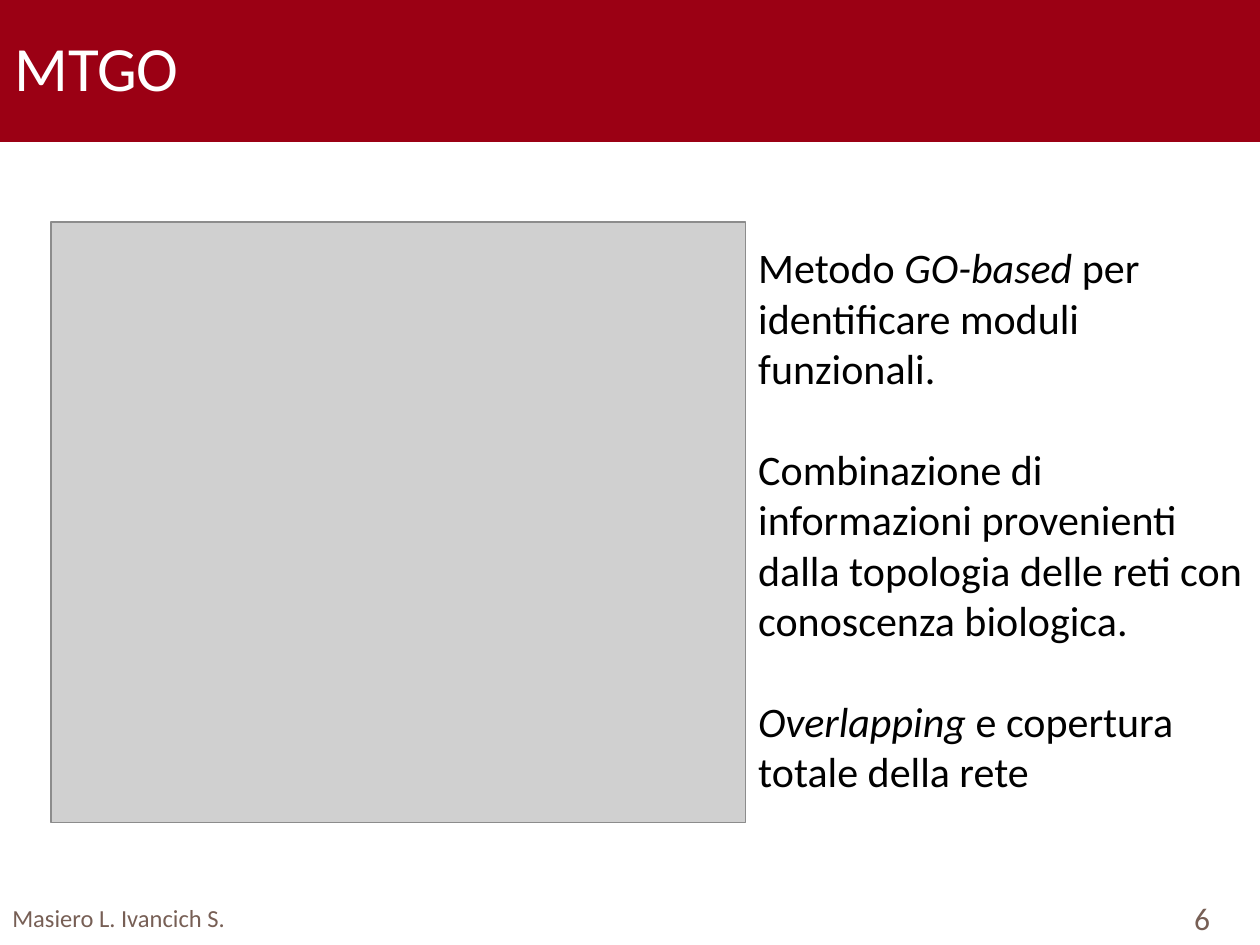
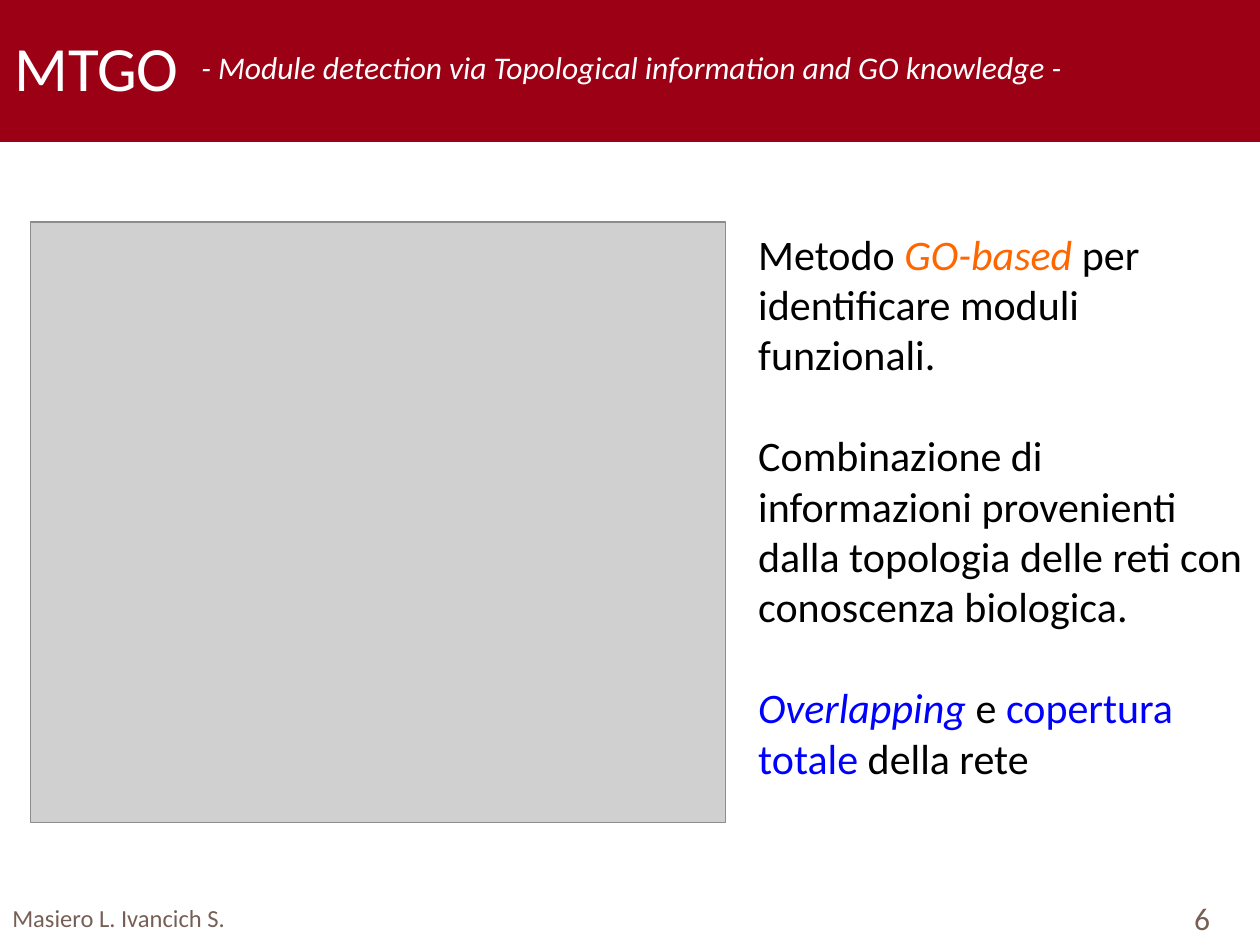
Before and after one commit to TyllanDrake/NetworkAlignment, a slide deck: slide 6 of Presentation/Presentation.pptx. Drawn at 1260x945 pixels with LibreOffice and Linux fonts; fonts in the diff are those of the drawing; grey boxes stand for pictures; background and template pictures are left out. Boxes give left, top, right and bottom in pixels: in the first picture for what was removed or moved away, otherwise in the second. Text is boxed around its words. In the diff, an @@ line names an element or a change of style, - is before the commit and + after.

```diff
--- a/Presentation/Presentation.pptx
+++ b/Presentation/Presentation.pptx
@@ text added at (218,57,1045,85), 18 pt, text #FFFFFF, italic @@
+- Module detection via Topological information and GO knowledge -
@@ picture: place and size @@
-picture at (50,222,745,822)
+picture at (30,222,724,822)
@@ text "Metodo GO-based per identificare moduli ...": place and size @@
-text "Metodo GO-based per identificare moduli ..." at (758,253,1242,788)
+text "Metodo GO-based per identificare moduli ..." at (758,240,1242,775)
@@ text at (758,240,1173,775): text colour #000000 to #FF6600 in "GO-based"; text colour #000000 to #0000FF in "Overlapping copertura totale" @@
```
Also in this commit, not shown: 9 other slides changed, 1 slide added.
